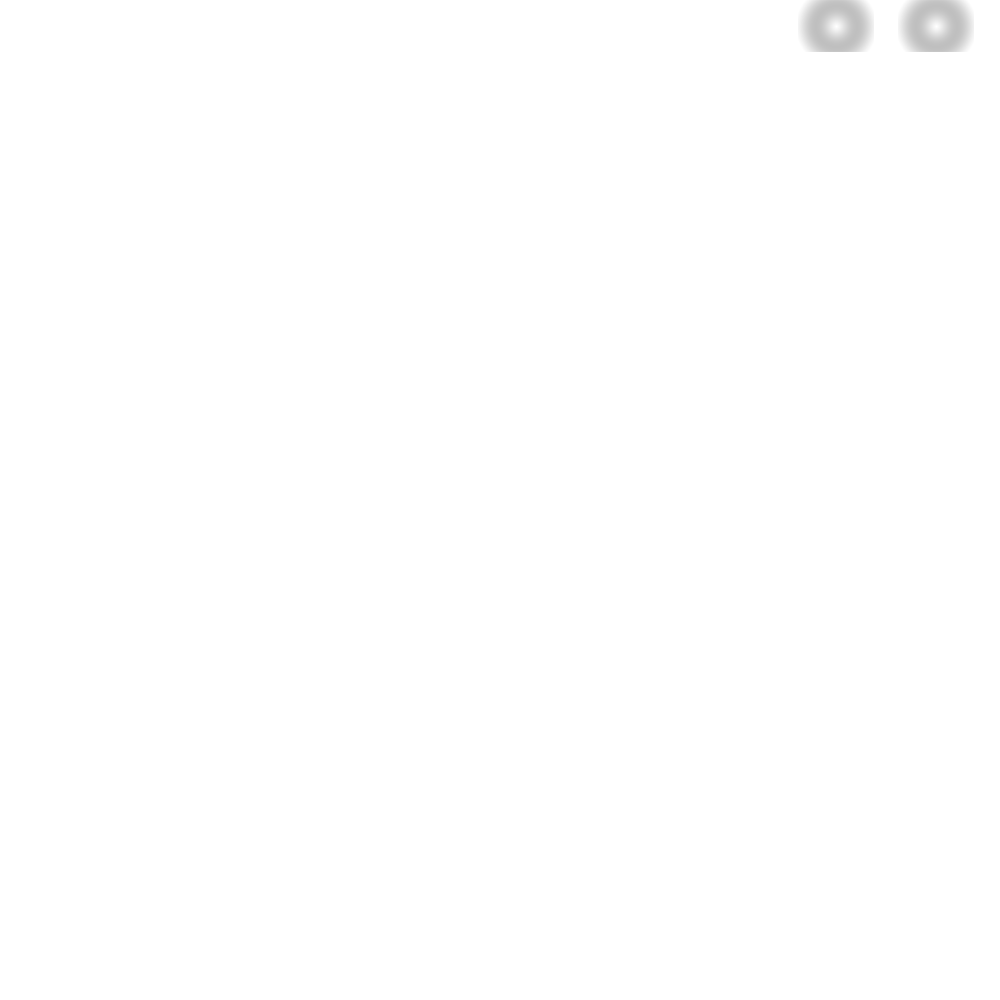
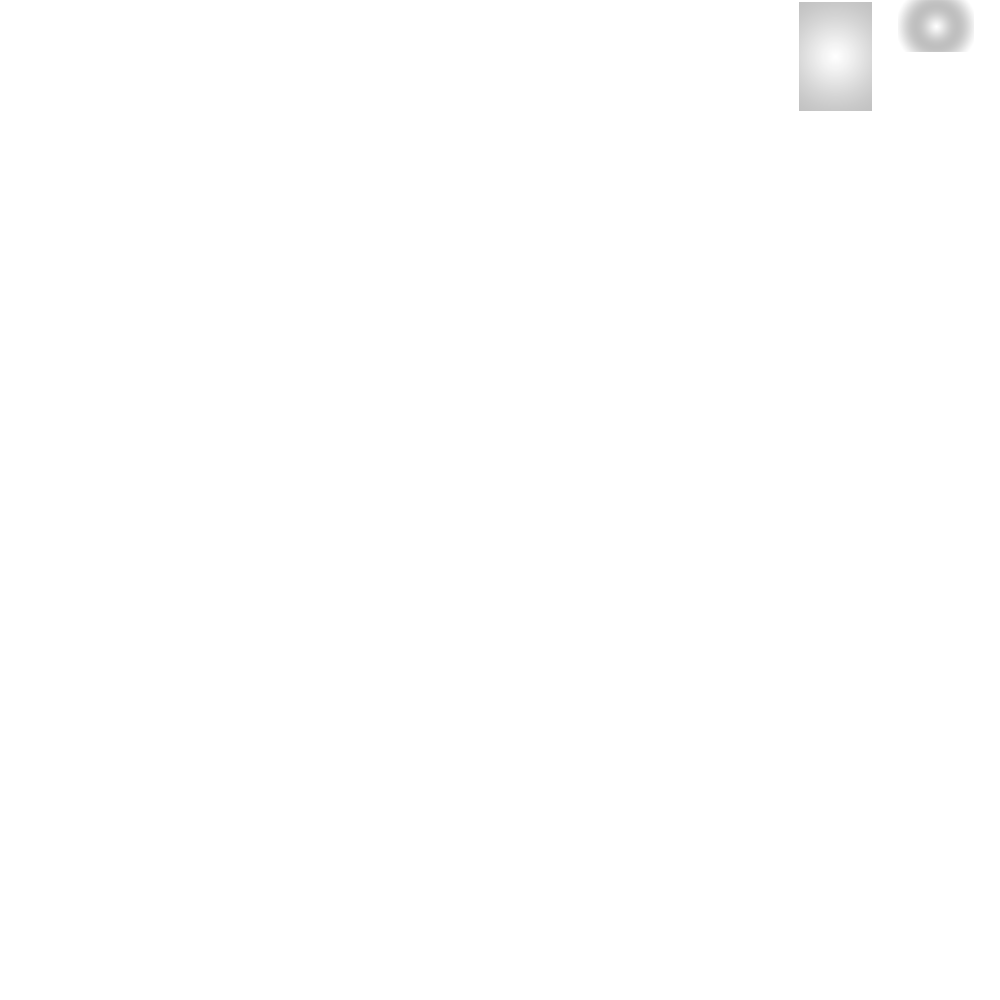
The second w=1000, h=1000 image is a revision of the first. Changes to its layers:
added layer "Gradient Fill 1" above "Градиентная заливка 1" over [799, 2, 872, 111]
hid "Градиентная заливка 1", painted on it over [798, 0, 874, 52]
